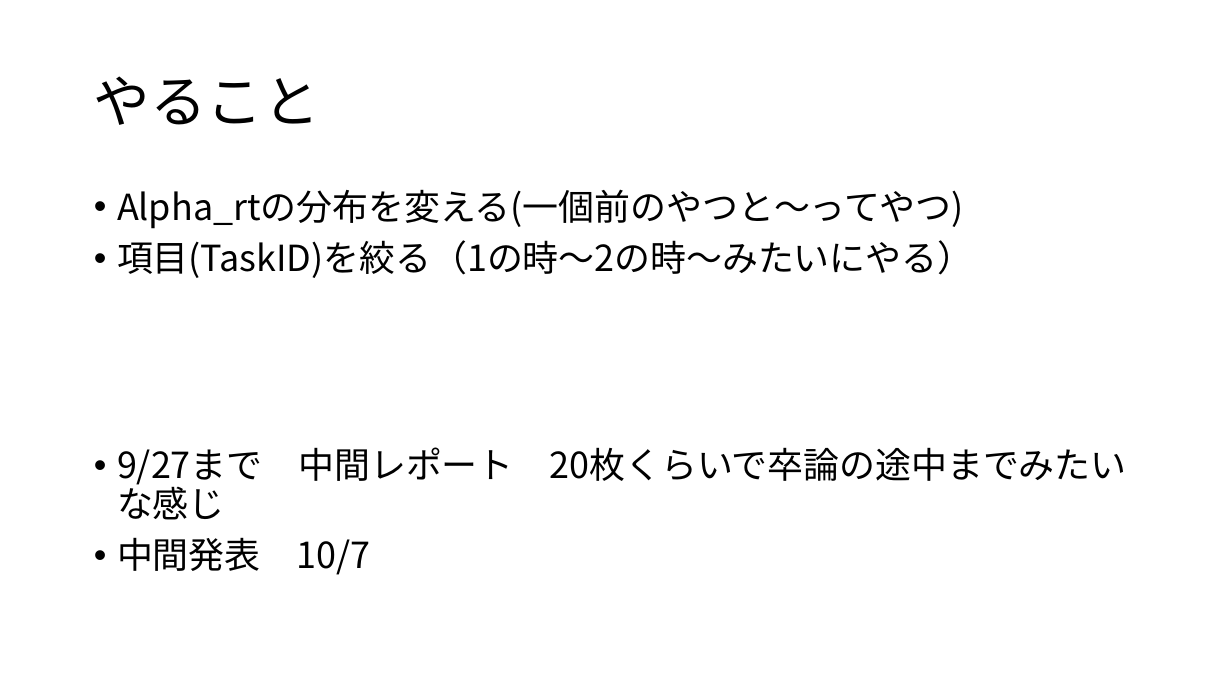
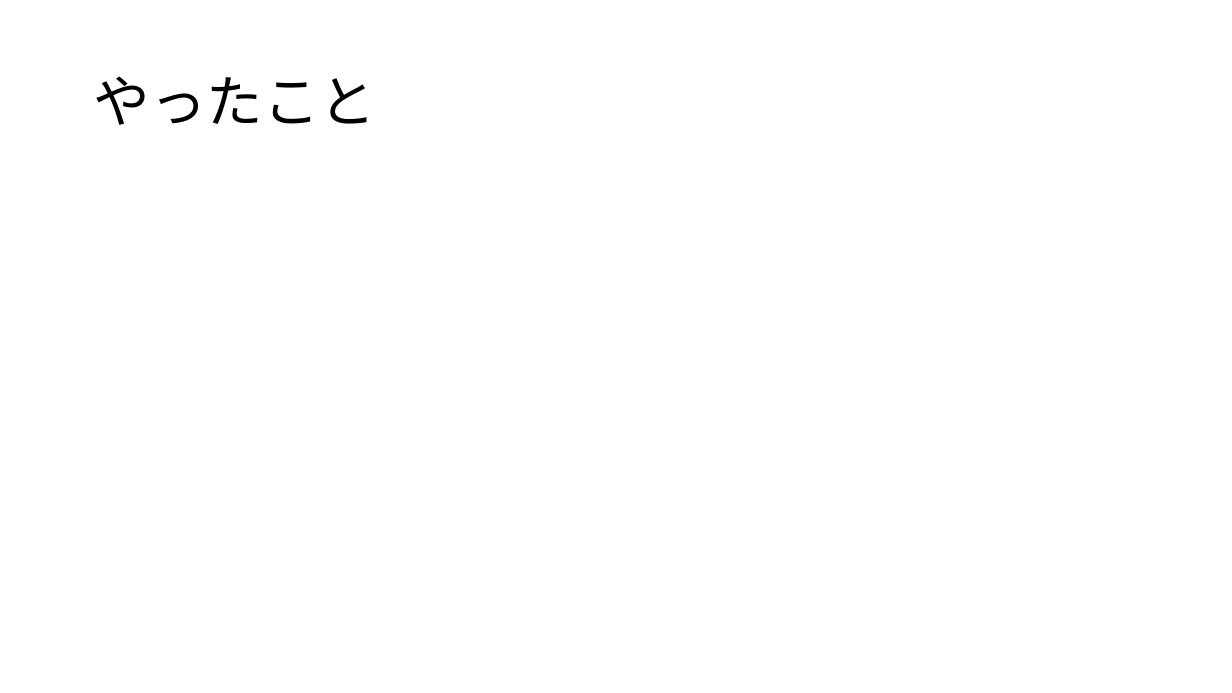
Before and after one commit to Mayu925/lab, a slide deck: slide 3 of ゼミ0608.pptx. Drawn at 1232x693 pixels with LibreOffice and Linux fonts; fonts in the diff are those of the drawing; grey boxes stand for pictures. Boxes give left, top, right and bottom in pixels: in the first picture for what was removed or moved away, otherwise in the second. Text is boxed around its words. In the diff, an @@ line names an element or a change of style, - is before the commit and + after.

Commit message:
結果まで出るようになった

```diff
--- a/ゼミ0608.pptx
+++ b/ゼミ0608.pptx
@@ title at [94, 76, 376, 125]: text changed @@
-やること
+やったこと
@@ text removed at [117, 189, 973, 575] @@
-• Alpha_rtの分布を変える(一個前のやつと〜ってやつ)
-• 項目(TaskID)を絞る（1の時〜2の時〜みたいにやる）
-• 9/27まで 中間レポート 20枚くらいで卒論の途中までみたいな感じ
-• 中間発表 10/7
```
Also in this commit, not shown: 8 other files.
